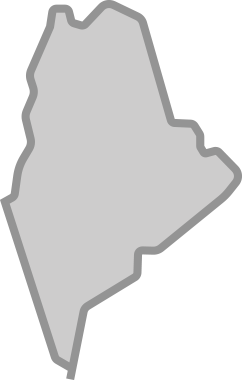
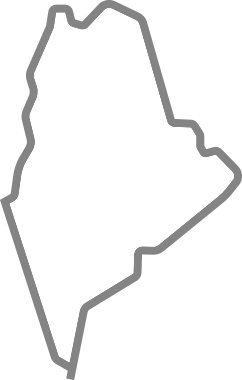
Layered file, before and after one edit (242px x 380px). Changes by layer:
pixels changed over [0, 0, 242, 380] (layer not identified)
